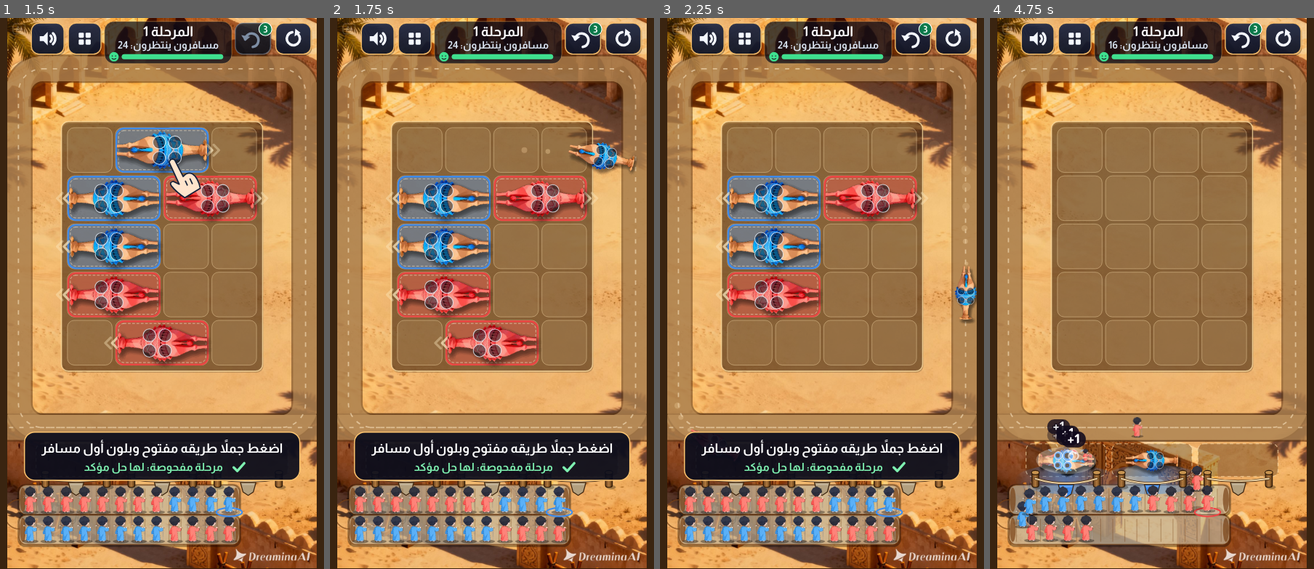
Above: before the commit, frames 1-4 (left to right).
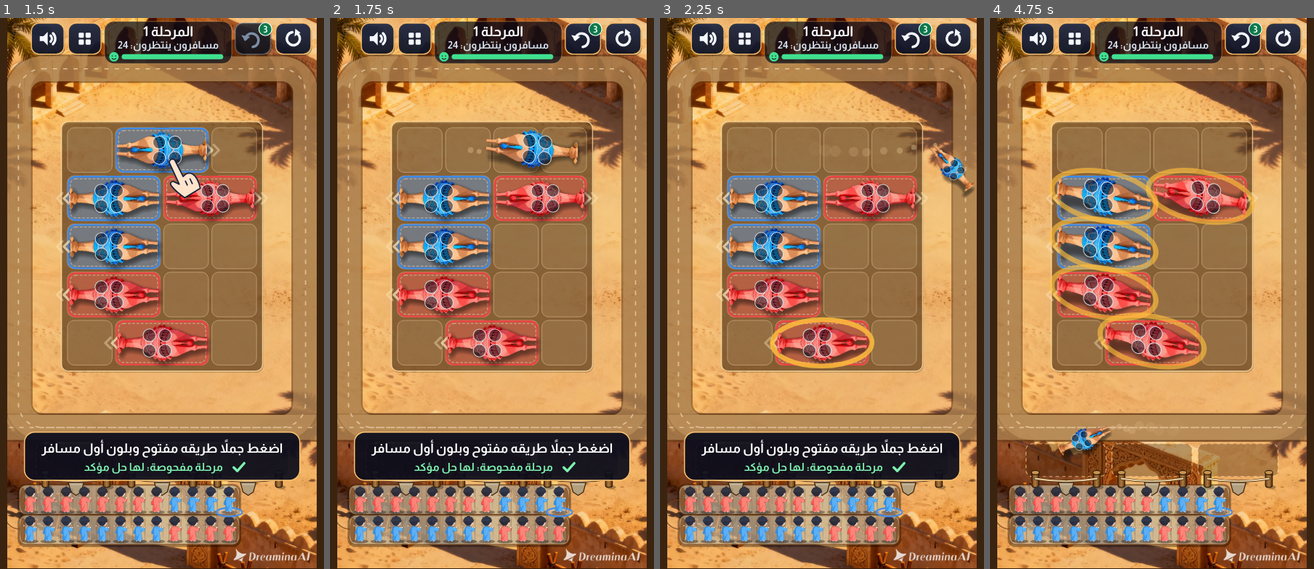
Above: after the commit, the same moments.

Repository: muhammedkado/game-lab
Game: browser game, page games/time-jam/index.html
Same seed, same stepped clock (60 frames per second), same inputs: the game is played once before the commit and once after it.
Inputs (mouse positions are in pixels of both pictures, inside the frame that each line leads up to):
- Up to frame 1 (1.5 s): click (162, 293) at 0.27 s; tap Space at 1.1 s
- Up to frame 2 (1.75 s): tap Space at 1.6 s
- Up to frame 3 (2.25 s): tap Space at 2.1 s
- Up to frame 4 (4.75 s): tap Space every 0.5 s from 2.6 to 4.6 s

Frame 1 is identical in both runs. In frame 2, 2.0% of the frame differs, in the area x 42-95%, y 20-29%; in frame 3, 3.5%; in frame 4, 22%, in the area x 6-83%, y 4-96%.

Commit message:
Time Jam: walking animation for animals
Co-Authored-By: Claude Opus 5.5 <noreply@anthropic.com>

Diff:
--- a/games/time-jam/config.js
+++ b/games/time-jam/config.js
@@ -111,14 +111,18 @@
   rider_h: { value: 62, min: 40, max: 66, step: 1 },          // rider height in the line
 
   // The trip to the stop (logical px, px per second, seconds)
-  speed_walk: { value: 700, min: 300, max: 2000, step: 20 },   // camels and donkeys
+  speed_walk: { value: 430, min: 200, max: 2000, step: 10 },   // camels and donkeys: a quick walk you can see
   speed_drive: { value: 860, min: 300, max: 2500, step: 20 },  // motorbikes, tuk-tuks, cars and vans
   glide_speed: { value: 940, min: 300, max: 3000, step: 20 },  // air taxis
   trip_ease: { value: 0.26, min: 0.05, max: 0.5, step: 0.01 }, // share of a trip spent speeding up, and again braking
   corner_r: { value: 56, min: 10, max: 120, step: 2 },         // radius of the road's rounded corners
   approach: { value: 150, min: 80, max: 260, step: 5 },        // length of the S that swings a vehicle into its bay
   bump_time: { value: 0.32, min: 0.1, max: 0.8, step: 0.02 },  // the squash and dock bump on arrival
-  bob: { value: 0.035, min: 0, max: 0.1, step: 0.005 },        // how much a walking animal bobs (scale)
+  bob: { value: 0.06, min: 0, max: 0.15, step: 0.005 },         // how much a walking animal bobs (scale)
+  sway: { value: 0.08, min: 0, max: 0.25, step: 0.005 },        // how far a walking animal's body swings side to side (radians)
+  stride: { value: 26, min: 10, max: 80, step: 1 },             // logical px walked per half step (shorter = quicker steps)
+  hop: { value: 5, min: 0, max: 16, step: 0.5 },                // logical px a walking animal lifts on each step
+  step_shear: { value: 0.09, min: 0, max: 0.3, step: 0.01 },    // how much a walking animal's body leans into each stride
   hover_alt: { value: 0.14, min: 0, max: 0.4, step: 0.02 },    // how high a gliding air taxi hovers (scale and shadow)
   roll_time: { value: 0.45, min: 0.1, max: 1.2, step: 0.05 },  // a garage vehicle rolling out onto its strip
 
--- a/games/time-jam/index.html
+++ b/games/time-jam/index.html
@@ -520,12 +520,15 @@
   const e = o.era != null ? o.era : eraNow(), E = ERAS[e], big = big3(len);
   const { img, h, w, K } = vehSize(len, c, ci, e);
   const alt = o.alt || 0, cover = o.cover || 0, rot = o.rotor || 0;
-  let sc = 1 + alt * 0.28, sway = 0;
+  let sc = 1 + alt * 0.28, sway = 0, walkPh = null;
   if (E.move === 'walk') {
-    if (o.gait != null) { const g = Math.sin(o.gait * Math.PI / 36); sc *= 1 + tune.bob * Math.abs(g); sway = 0.045 * g; }
+    if (o.gait != null) { const g = Math.sin(o.gait * Math.PI / tune.stride); sc *= 1 + tune.bob * Math.abs(g); sway = tune.sway * g; walkPh = g; }
     if (o.breath != null) sc *= 1 + 0.014 * o.breath;
   }
-  ctx.save(); ctx.translate(cx, cy); ctx.rotate(ang + sway); ctx.scale(sc * (o.sqA || 1), sc * (o.sqC || 1));
+  ctx.save(); ctx.translate(cx, cy);
+  if (walkPh != null) ctx.translate(0, -tune.hop * Math.abs(walkPh)); // each step lifts the body a little (screen up)
+  ctx.rotate(ang + sway); ctx.scale(sc * (o.sqA || 1), sc * (o.sqC || 1));
+  if (walkPh != null) ctx.transform(1, tune.step_shear * walkPh, 0, 1, 0, 0); // the body leans into each stride
   if (o.alpha != null) ctx.globalAlpha *= o.alpha;
   const a0 = ctx.globalAlpha;
   ctx.lineJoin = 'round'; ctx.lineCap = 'round';
Binary file changed: games/astrolabe/cover.png
Binary file changed: games/attar/cover.png
Binary file changed: games/dune-serpent/cover.png
Binary file changed: games/moving-day/cover.png
Binary file changed: games/oases/cover.png
Binary file changed: games/sand-claim/cover.png
Binary file changed: games/time-jam/cover.png
